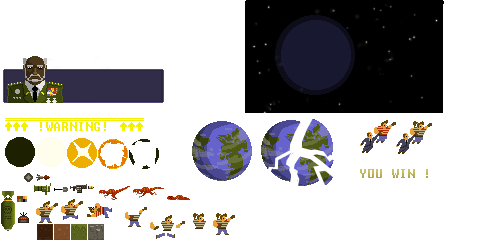
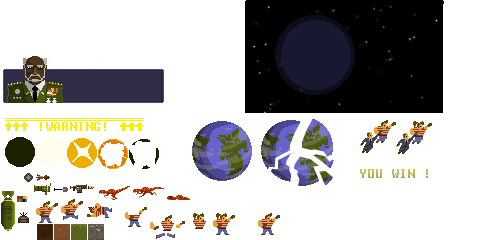
Before/after of a 480px x 240px layered artwork. What changed in the layer stack:
added layer "Layer 38" above "Layer 37" over [258, 213, 280, 235]
